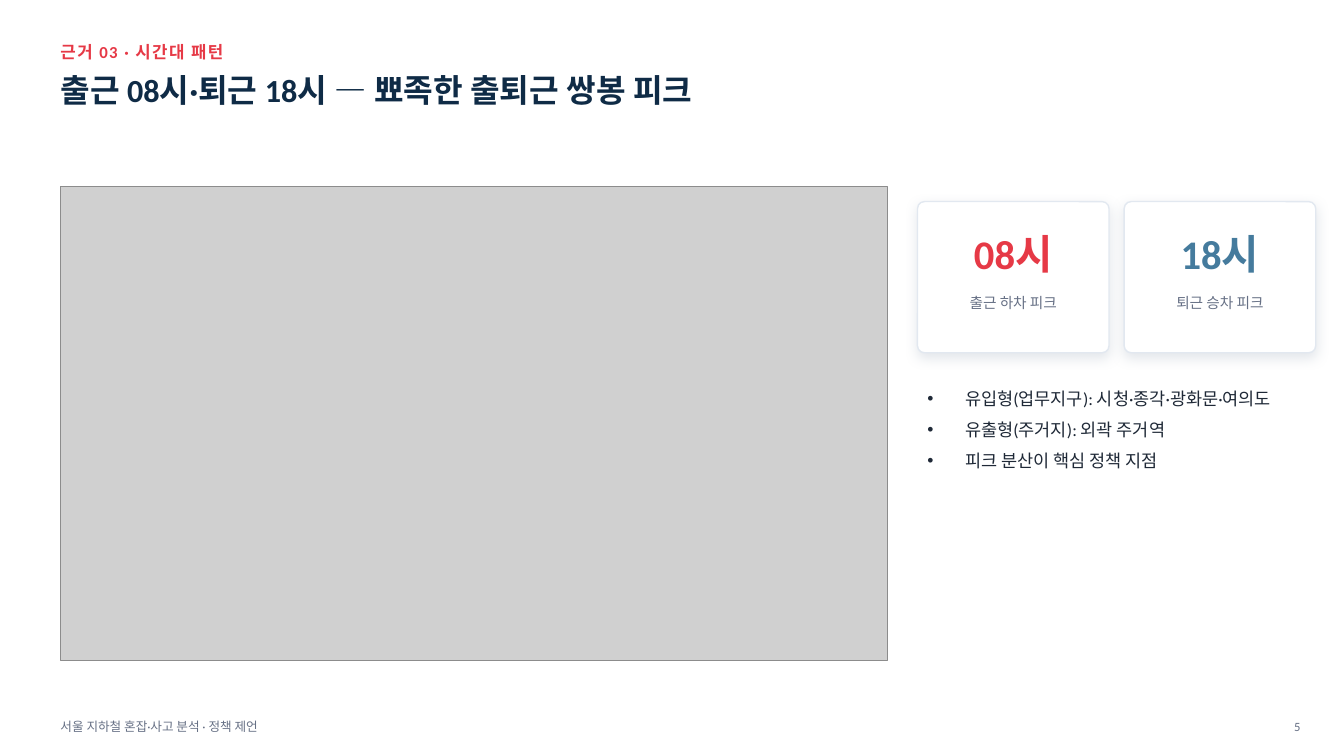
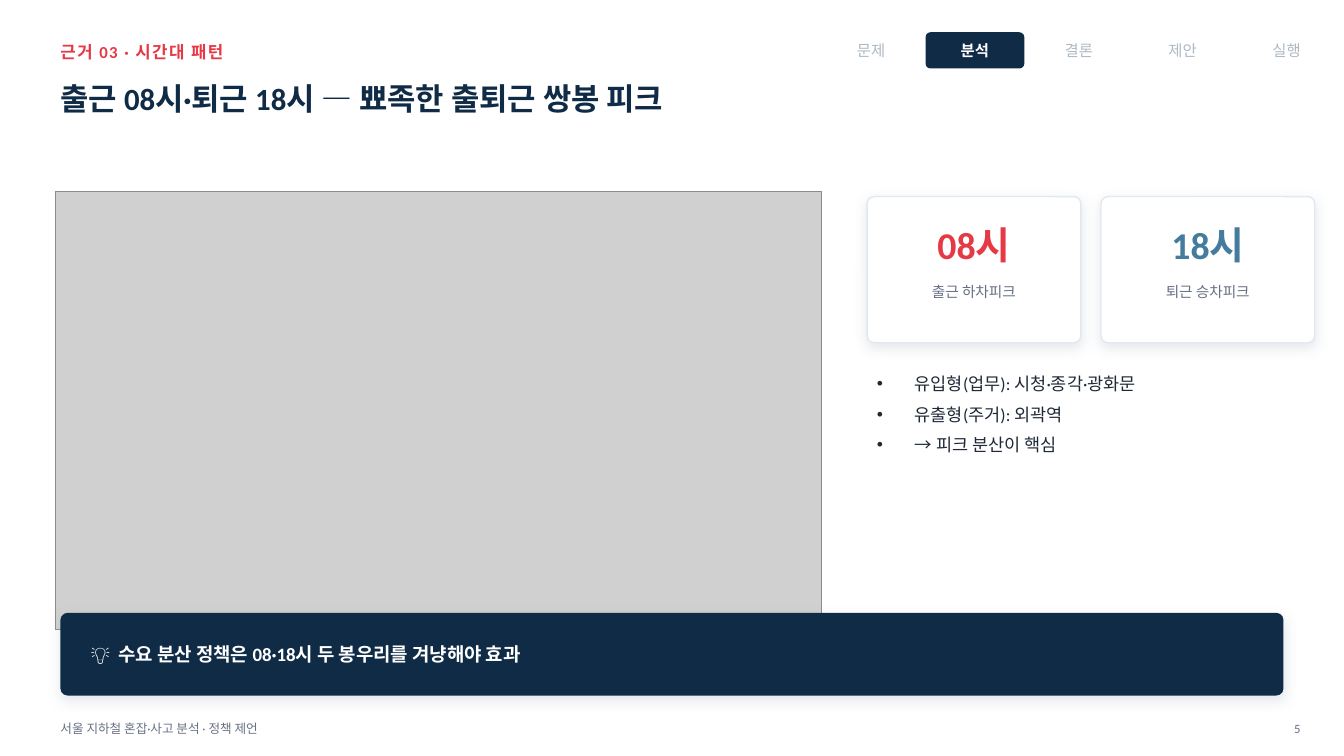
Before and after one commit to yuneunmi814-cmyk/data-analysis-mini-project, a slide deck: slide 6 of 발표장표_지하철혼잡.pptx (slide 5 before the commit). Drawn at 1344x756 pixels with LibreOffice and Linux fonts; fonts in the diff are those of the drawing; grey boxes stand for pictures. Boxes give left, top, right and bottom in pixels: in the first picture for what was removed or moved away, otherwise in the second. Text is boxed around its words. In the diff, an @@ line names an element or a change of style, - is before the commit and + after.

```diff
--- a/발표장표_지하철혼잡.pptx
+++ b/발표장표_지하철혼잡.pptx
@@ text added at box(857, 44, 885, 57), 11 pt, text #AEB8C4 @@
+문제
@@ rounded rectangle added at box(926, 32, 1024, 69), fill #0F2B46 @@
@@ text added at box(961, 43, 989, 58), 11 pt, text #FFFFFF, bold @@
+분석
@@ text added at box(1065, 43, 1093, 57), 11 pt, text #AEB8C4 @@
+결론
@@ text added at box(1168, 43, 1196, 57), 11 pt, text #AEB8C4 @@
+제안
@@ text added at box(1272, 43, 1300, 57), 11 pt, text #AEB8C4 @@
+실행
@@ text "출근 08시·퇴근 18시 — 뾰족한 ...": place and size @@
-text "출근 08시·퇴근 18시 — 뾰족한 ..." at box(60, 75, 692, 105)
+text "출근 08시·퇴근 18시 — 뾰족한 ..." at box(60, 84, 664, 113)
@@ text "출근 08시·퇴근 18시 — 뾰족한 ..." at box(60, 84, 664, 113): size 23 to 22 pt; line spacing 1.05 to 1.04 @@
@@ picture: place and size @@
-picture at box(60, 187, 887, 660)
+picture at box(55, 192, 822, 630)
@@ rounded rectangle at box(867, 197, 1081, 343): shadow changed; proportions changed @@
@@ rounded rectangle: place and size @@
-rounded rectangle at box(918, 202, 1109, 353)
+rounded rectangle at box(867, 197, 1081, 343)
@@ rounded rectangle: place and size @@
-rounded rectangle at box(1124, 202, 1316, 353)
+rounded rectangle at box(1101, 197, 1315, 343)
@@ rounded rectangle at box(1101, 197, 1315, 343): shadow changed; proportions changed @@
@@ text "08시" at box(937, 227, 1010, 263): size 29 to 27 pt @@
@@ text "08시": place and size @@
-text "08시" at box(974, 236, 1053, 273)
+text "08시" at box(937, 227, 1010, 263)
@@ text "18시": place and size @@
-text "18시" at box(1181, 236, 1260, 273)
+text "18시" at box(1171, 227, 1244, 263)
@@ text "18시" at box(1171, 227, 1244, 263): size 29 to 27 pt @@
@@ text at box(932, 285, 1016, 298): spaces changed @@
-출근 하차 피크
+출근 하차피크
@@ text at box(1166, 285, 1250, 298): spaces changed @@
-퇴근 승차 피크
+퇴근 승차피크
@@ text at box(915, 375, 1135, 453): text changed @@
-• 유입형(업무지구): 시청·종각·광화문·여의도
-• 유출형(주거지): 외곽 주거역
-• 피크 분산이 핵심 정책 지점
+• 유입형(업무): 시청·종각·광화문
+• 유출형(주거): 외곽역
+• → 피크 분산이 핵심
@@ rounded rectangle added at box(60, 613, 1284, 696), fill #0F2B46 @@
@@ text added at box(119, 645, 521, 663), 13.5 pt, text #FFFFFF, bold @@
+💡 수요 분산 정책은 08·18시 두 봉우리를 겨냥해야 효과
```
Also in this commit, not shown: 10 other slides changed, 4 slides added, 1 other file.
